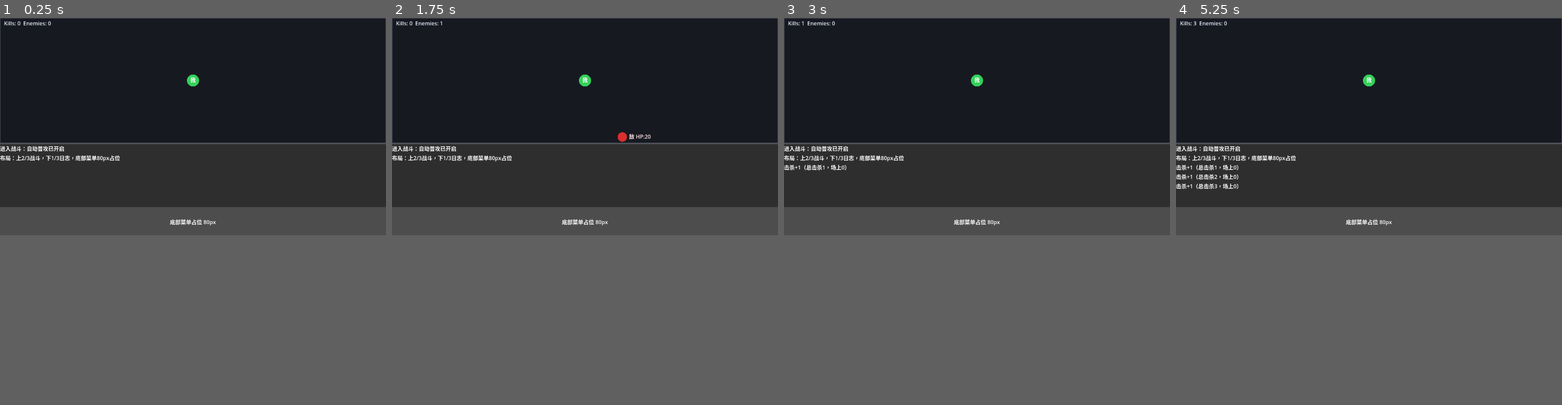
Above: before the commit, frames 1-4 (left to right).
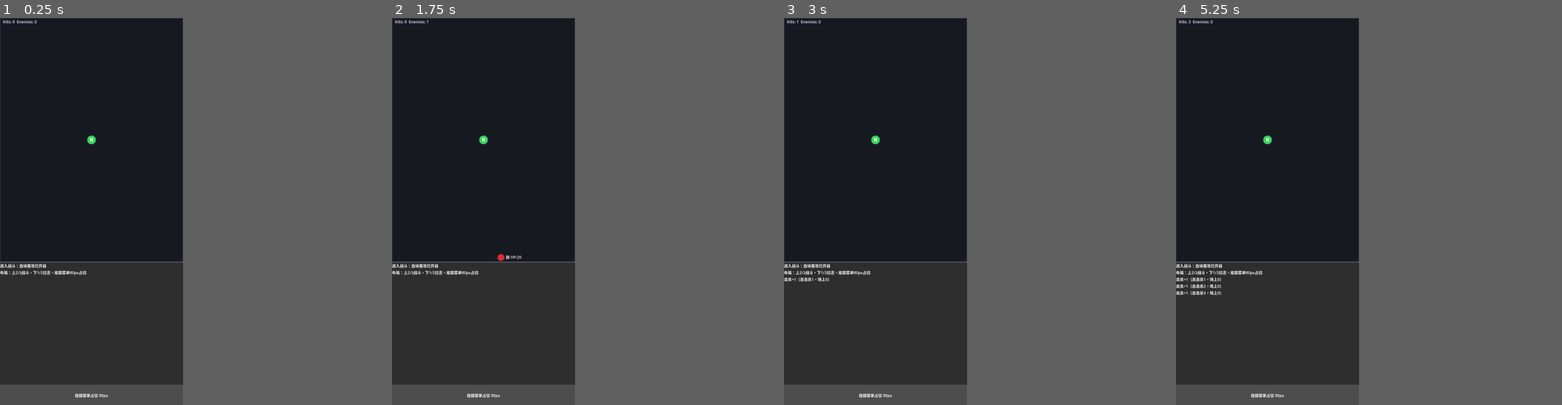
Above: after the commit, the same moments.

Repository: eat-chestnut/shanhaiidle
Game: Godot game, scene res://ui/pages/PageBattle.tscn
Two runs of this game, one before a commit and one after it. Both use one fixed random seed, a clock stepped at 60 frames per second and the inputs below.
Inputs:
- Up to frame 1 (0.25 s): no input
- Up to frame 2 (1.75 s): tap Enter at 0.5 s; tap Space at 1.25 s
- Up to frame 3 (3 s): tap Enter at 2.75 s
- Up to frame 4 (5.25 s): tap Space at 4.25 s; tap Enter at 5 s
The window is 799x449 before the commit and 379x800 after it. Grey fills any space a smaller window leaves; there, only what the larger window draws over its background counts as a difference.

The runs differ from the first frame. In frame 1, 11% of the frame differs, in the area x 0-100%, y 0-100%; in frame 2, 12%; in frame 3, 12%; in frame 4, 12%.

Commit message:
Prompt 1.5：修复模糊（HiDPI + integer scale）
请修改 project.godot 的 [display] 段，新增两行（若已存在则覆盖为以下值）：

window/dpi/allow_hidpi=true
window/stretch/scale_mode="integer"

注意：
- 不要改已有 viewport_width/height、stretch/mode、stretch/aspect
- 只做以上两项

验收：
- 运行后 HUD/日志字体比之前更“硬朗”，不再发虚。

Diff:
--- a/project.godot
+++ b/project.godot
@@ -11,14 +11,21 @@
 [application]
 
 config/name="放置-肉鸽-山海经"
+run/main_scene="res://ui/pages/PageBattle.tscn"
 config/features=PackedStringArray("4.5", "Mobile")
 config/icon="res://icon.svg"
-run/main_scene="res://ui/pages/PageBattle.tscn"
 
 [autoload]
 
 EventBus="*res://autoload/EventBus.gd"
 
+[display]
+
+window/size/viewport_width=758
+window/size/viewport_height=1920
+window/dpi/allow_hidpi=true
+window/stretch/scale_mode="integer"
+
 [rendering]
 
 renderer/rendering_method="mobile"
Not shown, added: autoload/EventBus.gd.uid
Not shown, added: ui/components/LogPanel.gd.uid
Not shown, added: ui/pages/BattleCanvas.gd.uid
Not shown, added: ui/pages/PageBattle.gd.uid
